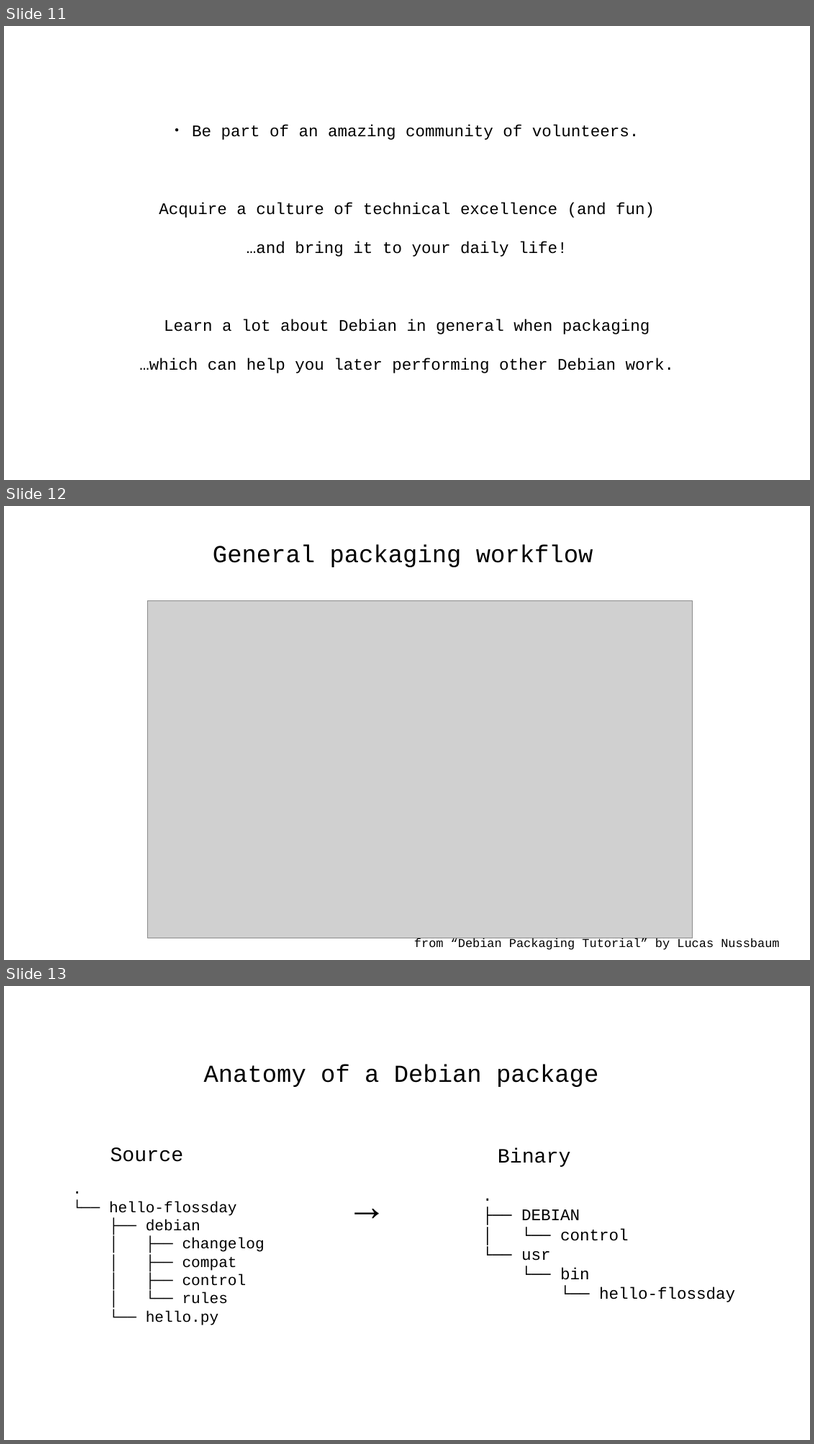
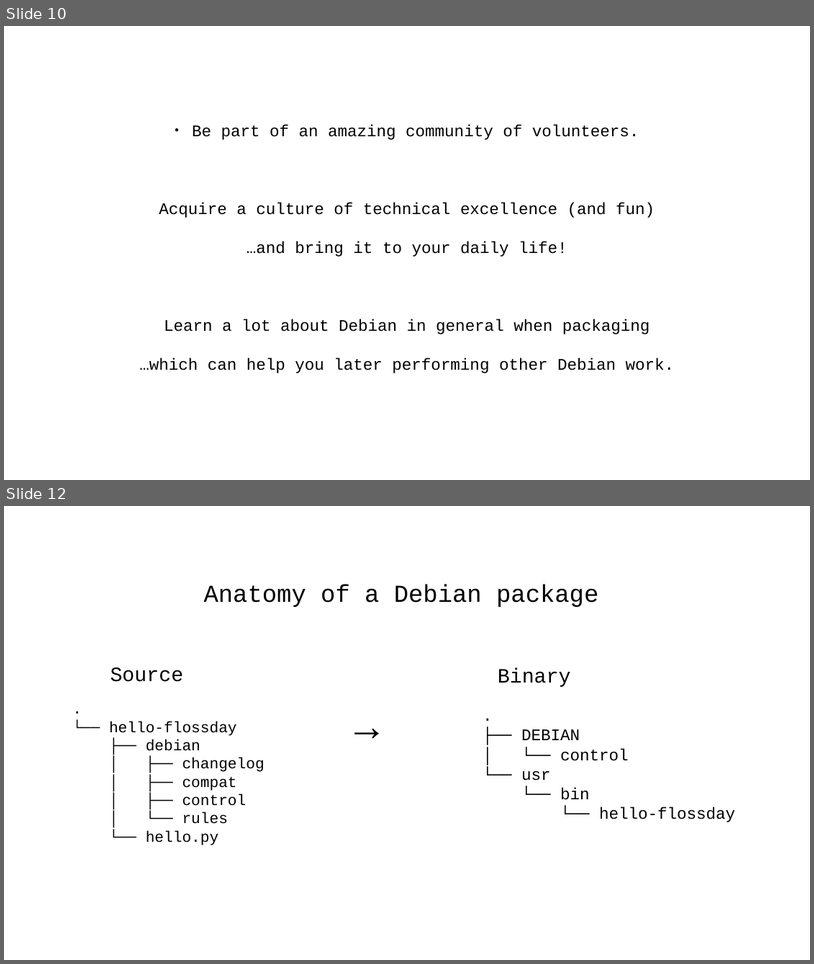
Before and after one commit to tiagovaz/vanier-flossday-2024, a slide deck: debian_packaging_tutorial.odp. Shown one above the other, each under a label of ours: slides 11, 12 and 13 before the commit, slides 10 and 12 after it; the slides between them are not shown. The pictures are 814x1444 and 814x964 pixels, drawn with LibreOffice and Linux fonts; fonts in the diff are those of the drawing; grey boxes stand for pictures. Boxes give left, top, right and bottom in pixels: in the first picture for what was removed or moved away, otherwise in the second. Text is boxed around its words. In the diff, an @@ line names an element or a change of style, - is before the commit and + after.

```diff
--- a/debian_packaging_tutorial.odp
+++ b/debian_packaging_tutorial.odp
@@ slide 12 removed at [4,506,810,960], background #FFFFFF @@
@@ text removed at [213,545,594,567] @@
-General packaging workflow
@@ picture removed at [148,600,693,938] @@
@@ text removed at [414,937,779,950] @@
-from “Debian Packaging Tutorial” by Lucas Nussbaum
@@ what was slide 11 is now slide 10 @@
@@ what was slide 13 is now slide 12 @@
```
Also in this commit, not shown: 1 slide added, 1 other slide removed.
